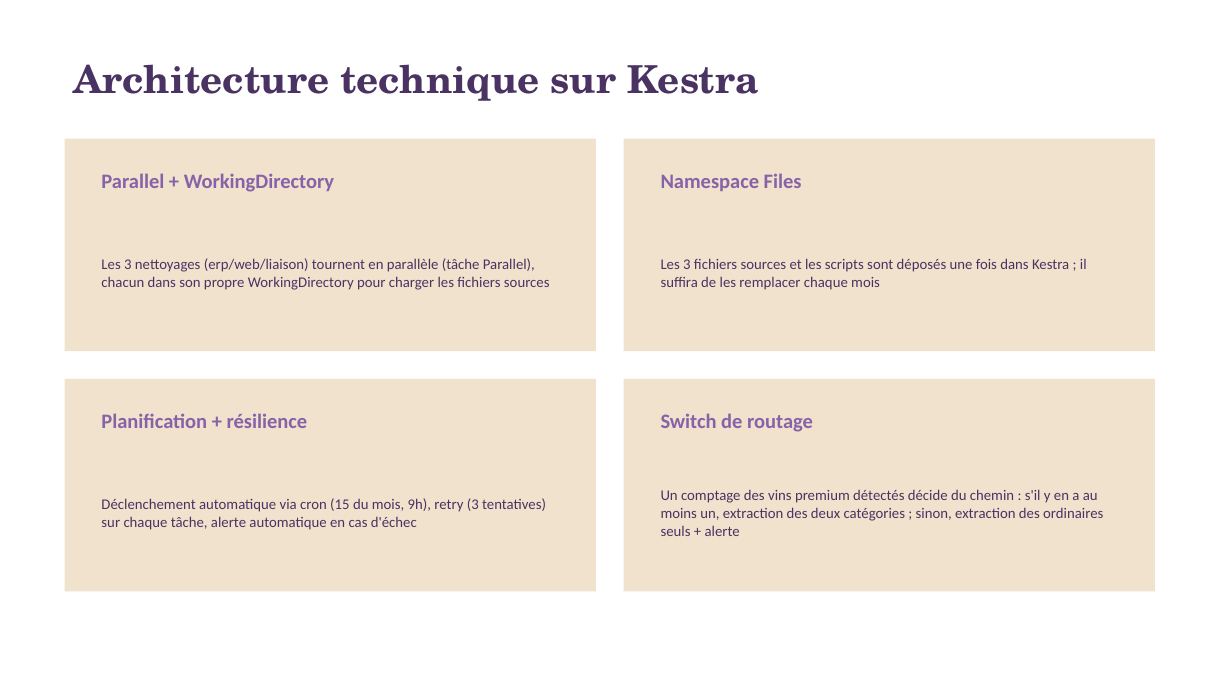
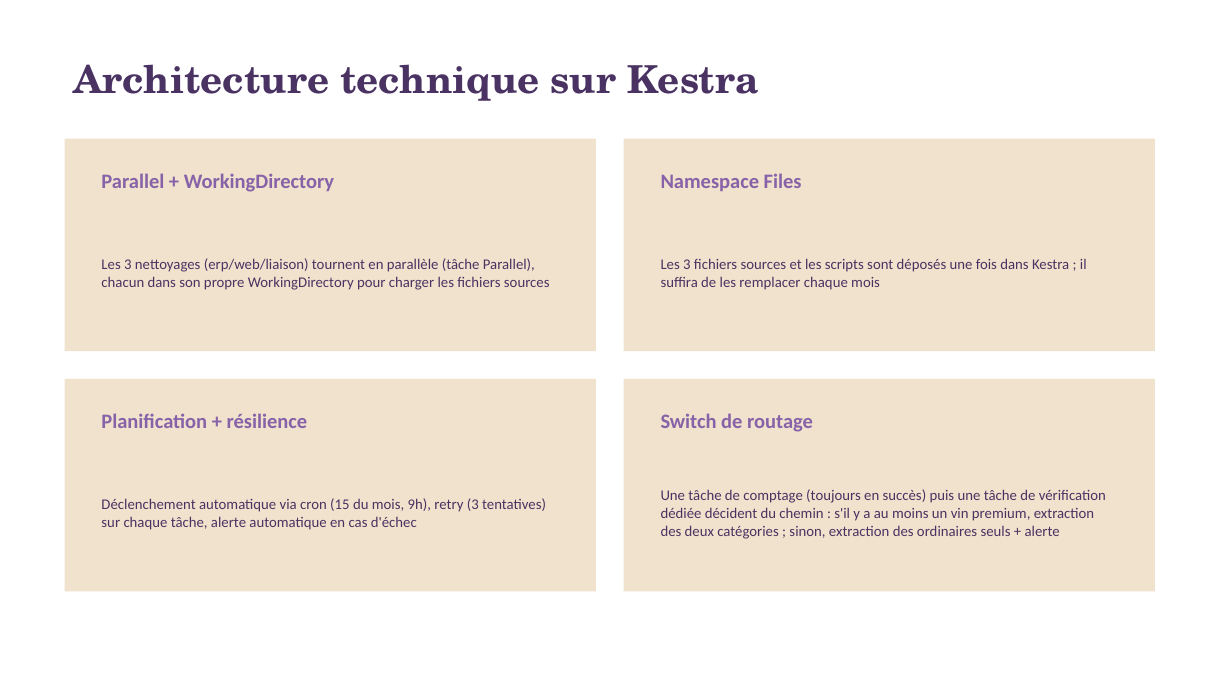
Before and after one commit to dorrazch-hue/bottleneck-data-pipeline, a slide deck: slide 5 of bottleneck_presentation.pptx. Drawn at 1232x693 pixels with LibreOffice and Linux fonts; fonts in the diff are those of the drawing. Boxes give left, top, right and bottom in pixels: in the first picture for what was removed or moved away, otherwise in the second. Text is boxed around its words. In the diff, an @@ line names an element or a change of style, - is before the commit and + after.

Commit message:
Presentation a jour

```diff
--- a/bottleneck_presentation.pptx
+++ b/bottleneck_presentation.pptx
@@ text at (661, 489, 1106, 539): text changed @@
-Un comptage des vins premium détectés décide du chemin : s'il y en a au moins un, extraction des deux catégories ; sinon, extraction des ordinaires seuls + alerte
+Une tâche de comptage (toujours en succès) puis une tâche de vérification dédiée décident du chemin : s'il y a au moins un vin premium, extraction des deux catégories ; sinon, extraction des ordinaires seuls + alerte
```
